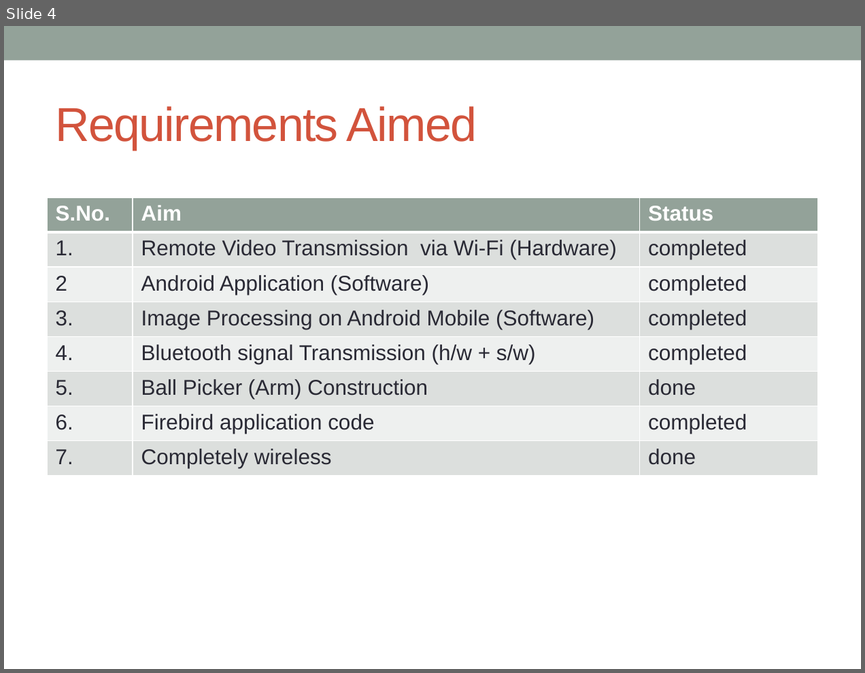
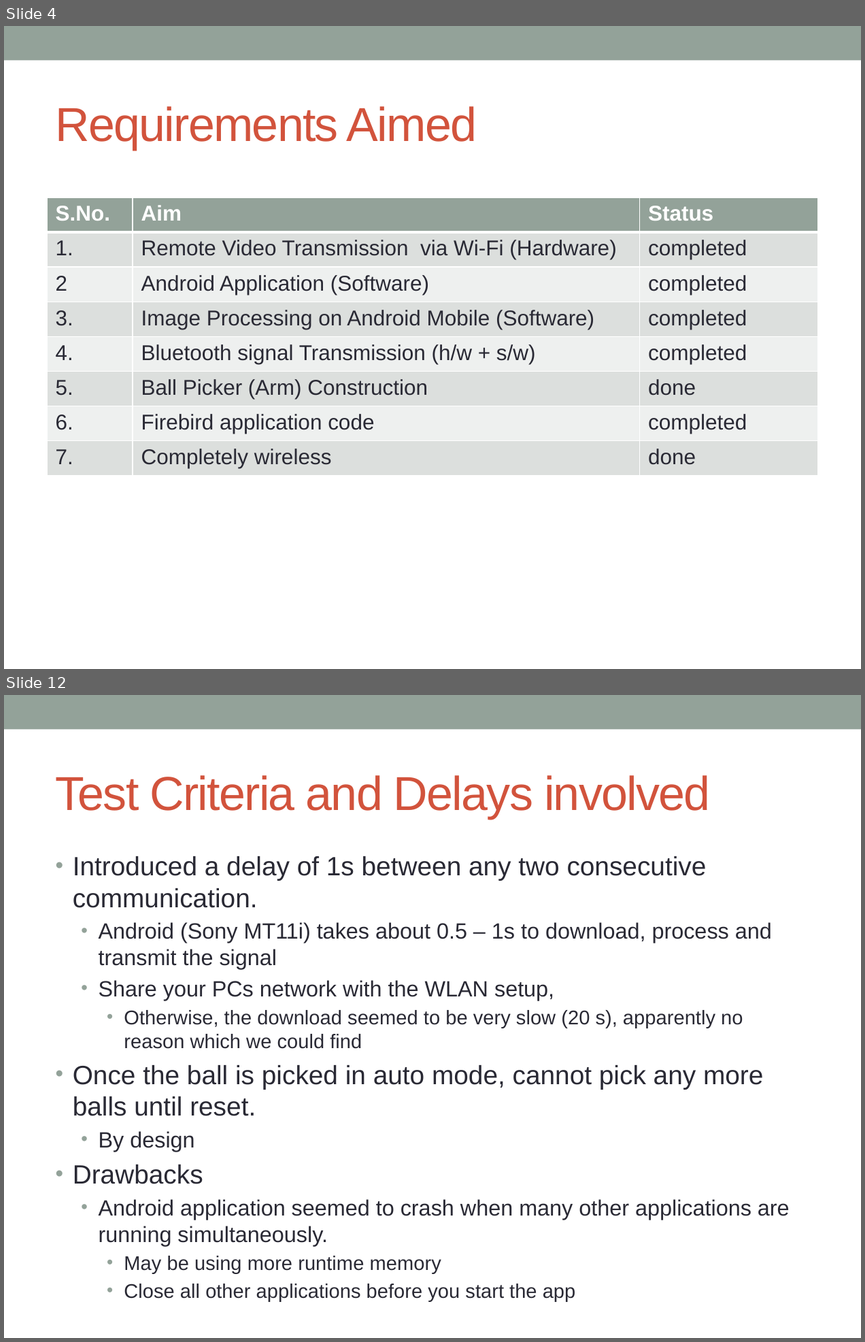
Before and after one commit to mintuhouse/AndroidBasedTennisBallCollector_group14_cs308_2012, a slide deck: Documentation/cs308_2012_team14_final_pres.pptx. Shown one above the other, each under a label of ours: slide 4 before the commit, slides 4 and 12 after it; the slides between them are not shown. The pictures are 865x673 and 865x1342 pixels, drawn with LibreOffice and Linux fonts; fonts in the diff are those of the drawing. Boxes give left, top, right and bottom in pixels: in the first picture for what was removed or moved away, otherwise in the second. Text is boxed around its words. In the diff, an @@ line names an element or a change of style, - is before the commit and + after.

```diff
--- a/Documentation/cs308_2012_team14_final_pres.pptx
+++ b/Documentation/cs308_2012_team14_final_pres.pptx
@@ slide 12 added at bbox=[4, 695, 861, 1338], background #FFFFFF; not listed: 1 template element that a slide beside it also shows @@
@@ title added at bbox=[56, 775, 711, 819], 40 pt, text #D2533C @@
+Test Criteria and Delays involved
@@ text added at bbox=[73, 856, 789, 1301], 18.5 pt, text #292934 @@
+• Introduced a delay of 1s between any two consecutive communication.
+  • Android (Sony MT11i) takes about 0.5 – 1s to download, process and transmit the signal
+  • Share your PCs network with the WLAN setup,
+    • Otherwise, the download seemed to be very slow (20 s), apparently no reason which we could find
+• Once the ball is picked in auto mode, cannot pick any more balls until reset.
+  • By design
+• Drawbacks
+  • Android application seemed to crash when many other applications are running simultaneously.
+    • May be using more runtime memory
+    • Close all other applications before you start the app
```
Also in this commit, not shown: 1 slide changed, 8 other slides added, 3 other files.
